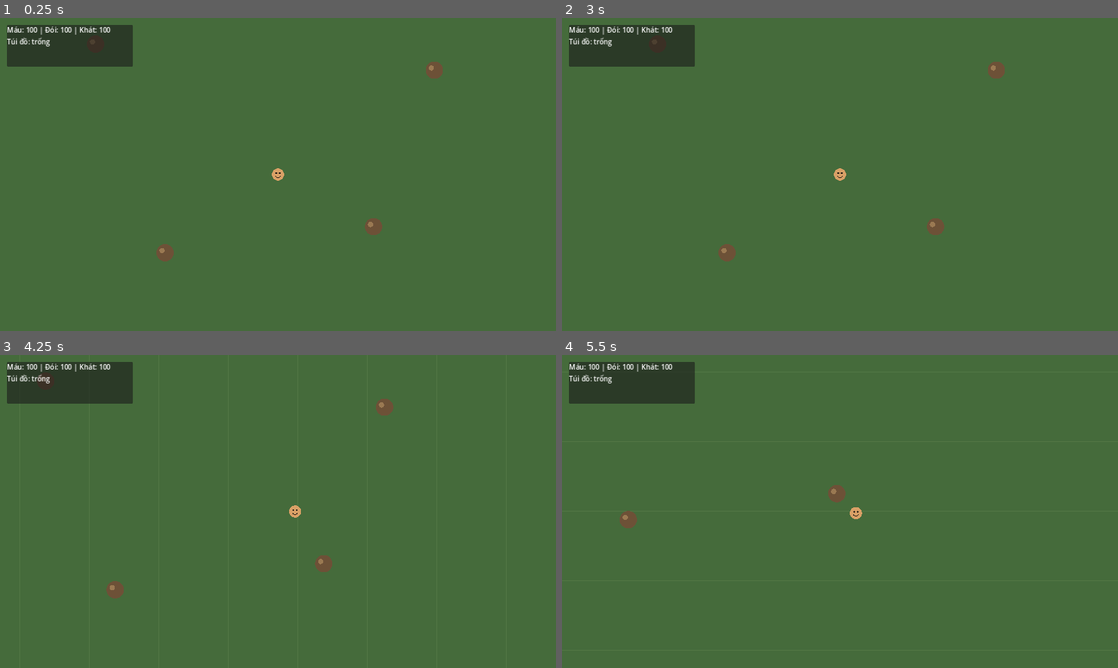
Above: before the commit, frames 1-4 (two rows, left to right).
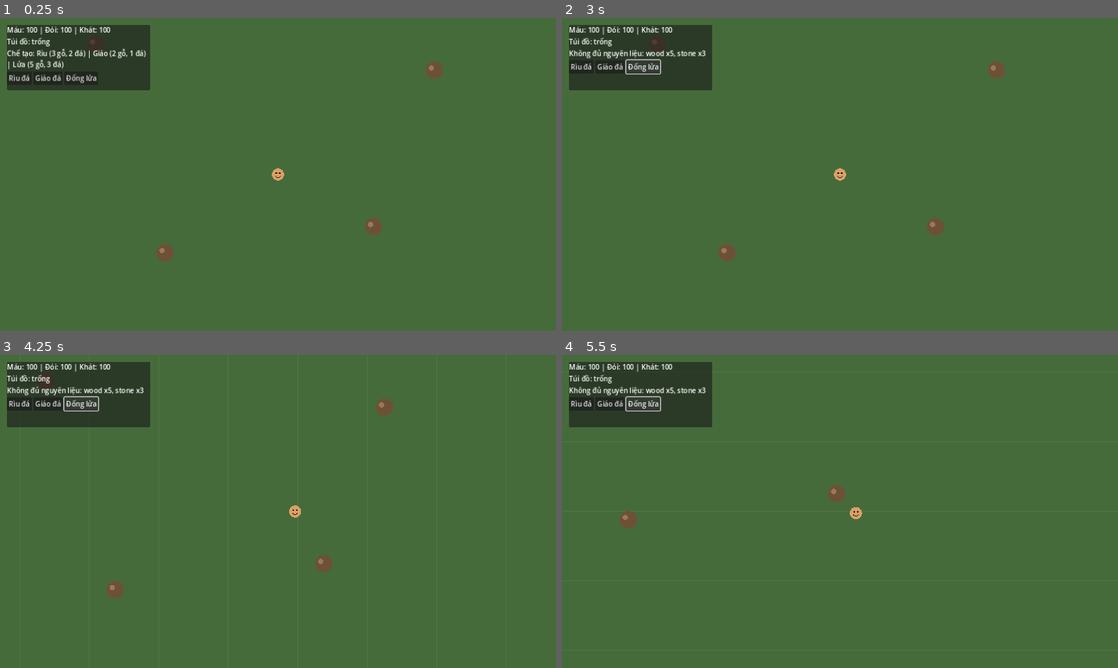
Above: after the commit, the same moments.

Repository: khanhhkt8-hub/Bo-Lac-Tien-Su.
Game: Godot game, scene res://Scenes/Main.tscn
The game is run twice, just before and just after one commit, with the same random seed, the same clock (stepped at 60 frames per second) and the same inputs.
Inputs (mouse positions are in pixels of both pictures, inside the frame that each line leads up to):
- Up to frame 1 (0.25 s): no input
- Up to frame 2 (3 s): click (578, 77) at 0.5 s, where only the run after the commit has a clickable "Rìu đá"; click (578, 68) at 1.25 s, where only the run after the commit has a clickable "Rìu đá"; click (612, 68) at 2 s, where only the run after the commit has a clickable "Giáo đá"; click (645, 68) at 2.75 s, where only the run after the commit has a clickable "Đống lửa"
- Up to frame 3 (4.25 s): tap Enter at 3.5 s; hold Right (ui_right) from 3.53 s (still down); hold E from 3.53 s (still down)
- Up to frame 4 (5.5 s): release Right (ui_right) at 4.28 s; release E at 4.28 s; hold Down (ui_down) 4.28-5.03 s; tap E at 4.35 s; hold Right (ui_right) from 5.03 s (still down); hold E from 5.03 s (still down)

The runs differ from the first frame. In frame 1, 2.7% of the frame differs, in the area x 1-27%, y 2-24%; in frame 2, 2.7%; in frame 3, 2.7%; in frame 4, 2.7%.

Commit message:
Add touch crafting buttons to survival HUD

Diff:
--- a/Scripts/UI/SurvivalHUD.gd
+++ b/Scripts/UI/SurvivalHUD.gd
@@ -4,15 +4,17 @@
 
 var _stats_label: Label
 var _inventory_label: Label
+var _craft_status: Label
 var _player: Node
 var _stats: SurvivalStats
 var _inventory: InventorySystem
+var _crafting: CraftingSystem
 
 func _ready() -> void:
 	_player = get_node_or_null(player_path)
 	var panel := PanelContainer.new()
 	panel.position = Vector2(16, 16)
-	panel.custom_minimum_size = Vector2(290, 96)
+	panel.custom_minimum_size = Vector2(330, 150)
 	add_child(panel)
 	var column := VBoxContainer.new()
 	panel.add_child(column)
@@ -22,16 +24,41 @@
 	_inventory_label = Label.new()
 	_inventory_label.text = "Túi đồ: trống"
 	column.add_child(_inventory_label)
+	_craft_status = Label.new()
+	_craft_status.text = "Chế tạo: Rìu (3 gỗ, 2 đá) | Giáo (2 gỗ, 1 đá) | Lửa (5 gỗ, 3 đá)"
+	_craft_status.autowrap_mode = TextServer.AUTOWRAP_WORD
+	column.add_child(_craft_status)
+
+	var buttons := HBoxContainer.new()
+	column.add_child(buttons)
+	_add_craft_button(buttons, "Rìu đá", "stone_axe")
+	_add_craft_button(buttons, "Giáo đá", "stone_spear")
+	_add_craft_button(buttons, "Đống lửa", "campfire")
 
 	if _player != null:
 		_stats = _player.get("survival_stats") as SurvivalStats
 		_inventory = _player.get("inventory") as InventorySystem
+		_crafting = _player.get("crafting") as CraftingSystem
 		if _stats != null:
 			_stats.stats_changed.connect(_on_stats_changed)
 			_on_stats_changed(_stats.health, _stats.hunger, _stats.thirst)
 		if _inventory != null:
 			_inventory.inventory_changed.connect(_on_inventory_changed)
 			_on_inventory_changed(_inventory.items)
+
+func _add_craft_button(parent: HBoxContainer, title: String, item_id: String) -> void:
+	var button := Button.new()
+	button.text = title
+	button.pressed.connect(_on_craft_pressed.bind(item_id))
+	parent.add_child(button)
+
+func _on_craft_pressed(item_id: String) -> void:
+	if _crafting == null:
+		_craft_status.text = "Chế tạo chưa sẵn sàng"
+	elif _crafting.craft(item_id):
+		_craft_status.text = "Đã chế tạo: " + item_id
+	else:
+		_craft_status.text = "Không đủ nguyên liệu: " + _crafting.get_recipe_text(item_id)
 
 func _on_stats_changed(health: float, hunger: float, thirst: float) -> void:
 	_stats_label.text = "Máu: %d | Đói: %d | Khát: %d" % [roundi(health), roundi(hunger), roundi(thirst)]
